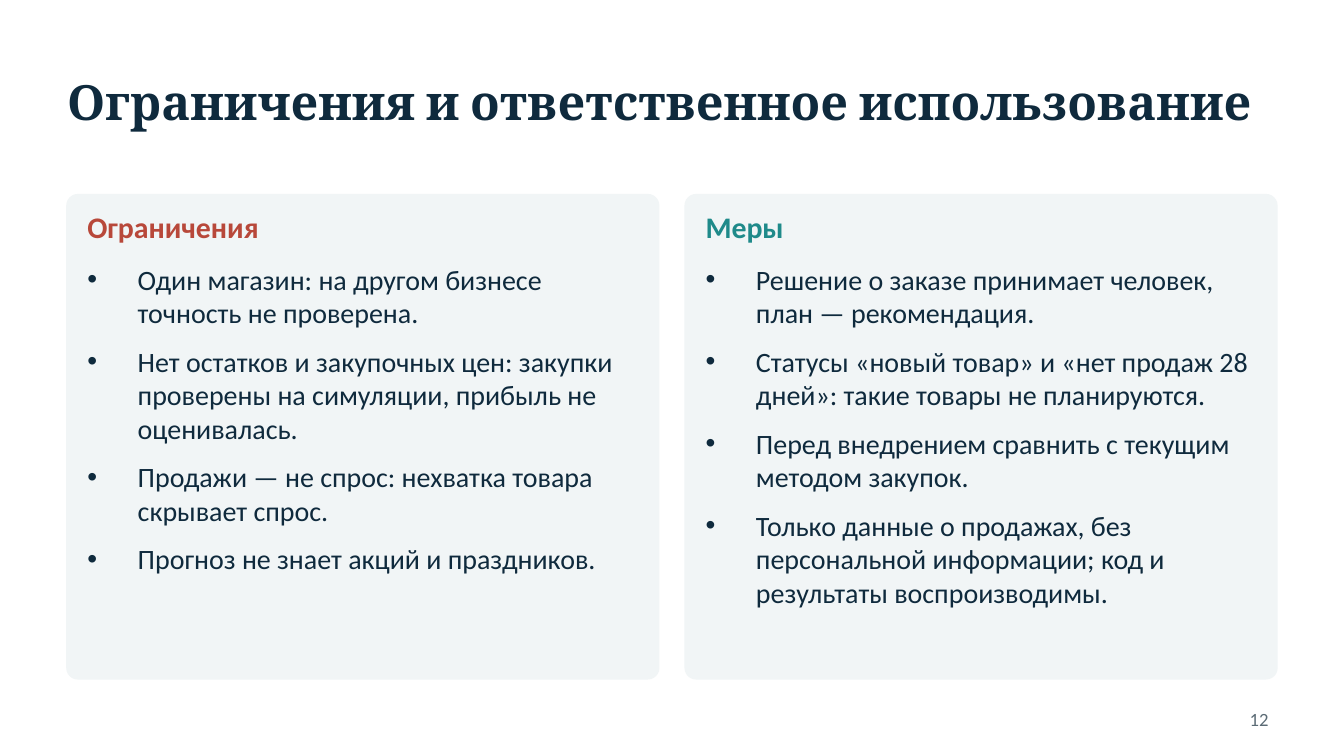
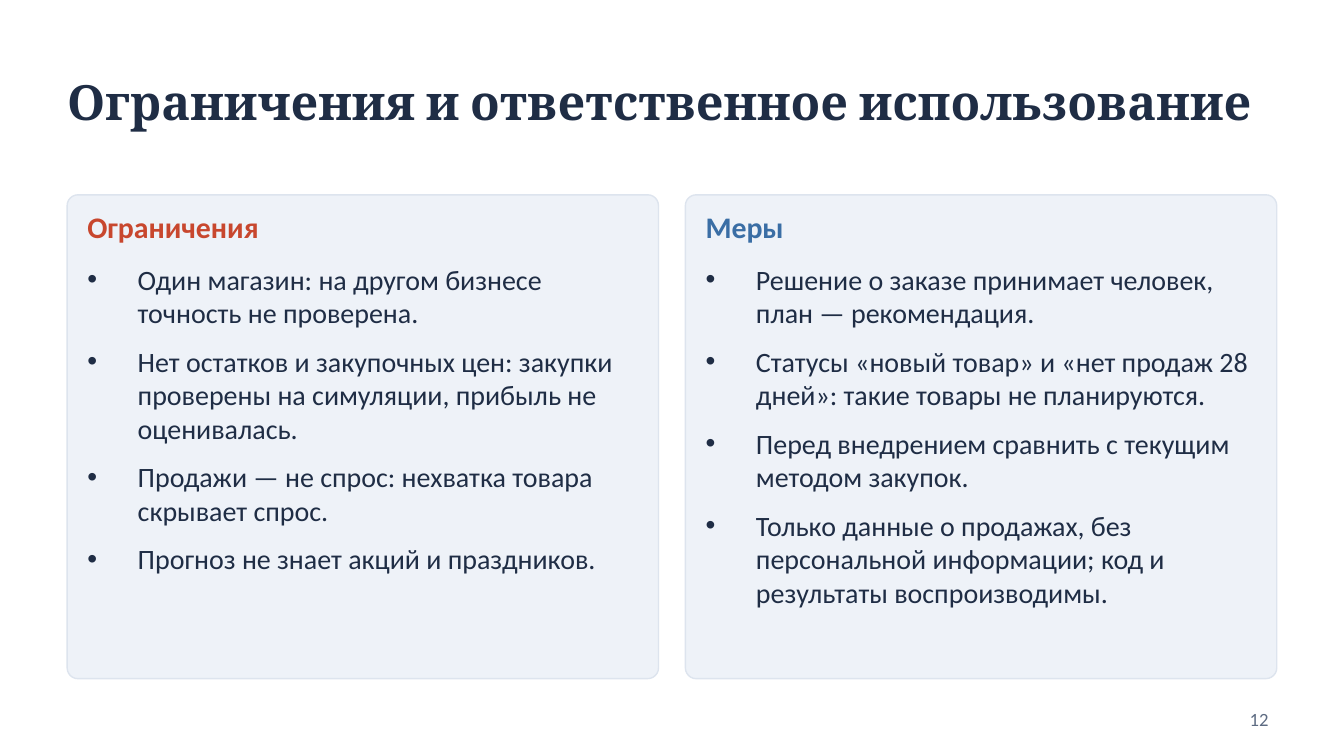
Before and after one commit to Alishershayakhmetov/demand-analyzer, a slide deck: slide 12 of docs/Demand_Copilot_slides.pptx. Drawn at 1344x756 pixels with LibreOffice and Linux fonts; fonts in the diff are those of the drawing. Boxes give left, top, right and bottom in pixels: in the first picture for what was removed or moved away, otherwise in the second. Text is boxed around its words. In the diff, an @@ line names an element or a change of style, - is before the commit and + after.

Commit message:
App: light theme, fixed right panel, no Deploy button or menu; light slide palette and new screenshots in report and deck

```diff
--- a/docs/Demand_Copilot_slides.pptx
+++ b/docs/Demand_Copilot_slides.pptx
@@ rounded rectangle at (67,195,659,679): fill #F1F5F6 to #EEF2F8; outline #F1F5F6 1 pt to #DDE4EE 0.75 pt @@
@@ text "Ограничения" at (87,218,258,243): text colour #B8483A to #C8472E @@
@@ rounded rectangle at (685,195,1277,679): fill #F1F5F6 to #EEF2F8; outline #F1F5F6 1 pt to #DDE4EE 0.75 pt @@
@@ text "Меры" at (706,218,784,243): text colour #1F8A8A to #3A6EA5 @@
@@ text colour #0F2A3D to #1F2D45 in 3 elements at (67,85,1251,132), (138,271,612,574), (756,272,1247,608) @@
```
Also in this commit, not shown: 12 other slides changed, 12 other files.
